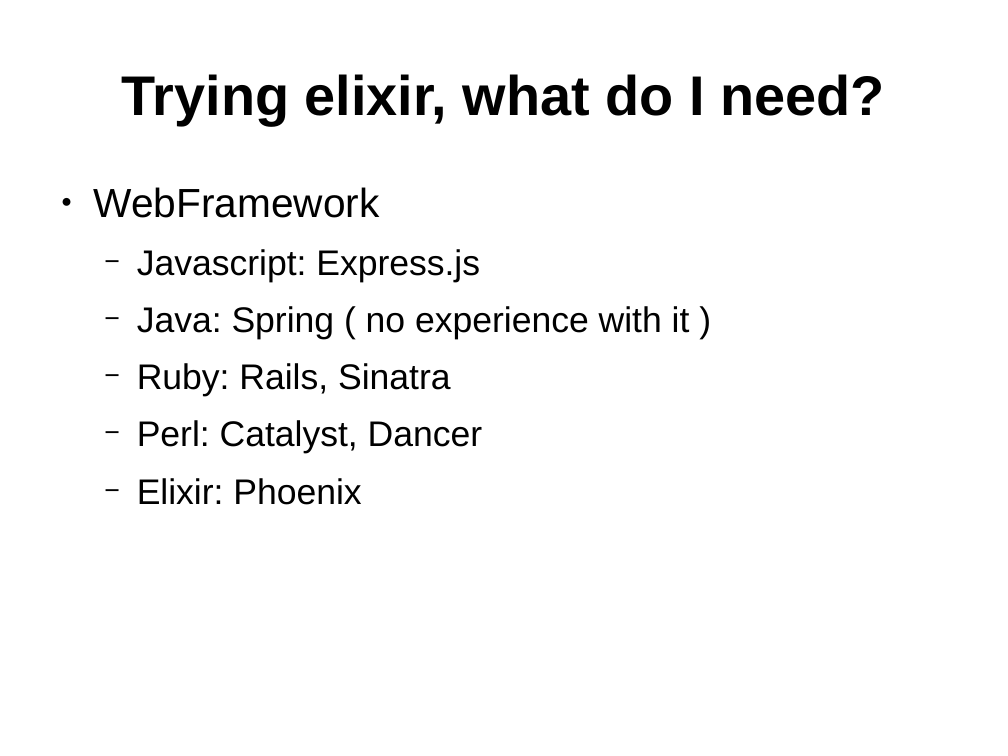
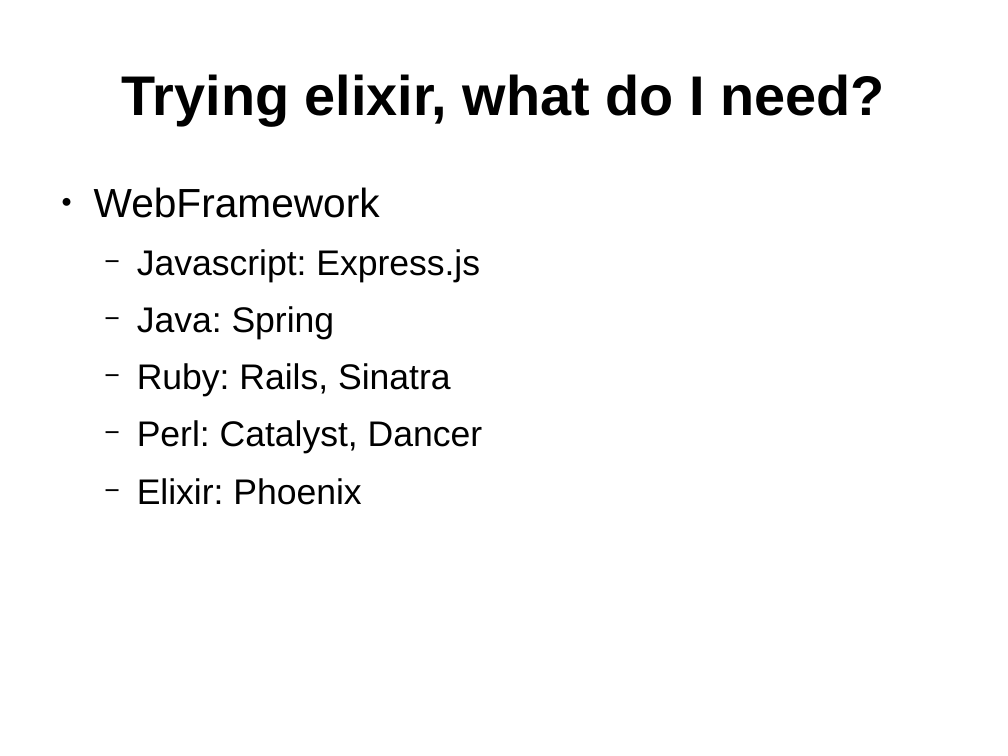
Before and after one commit to ramortegui/talks, a slide deck: slide 9 of porting-perl-package-to-elixir.odp (slide 10 before the commit). Drawn at 1008x756 pixels with LibreOffice and Linux fonts; fonts in the diff are those of the drawing. Boxes give left, top, right and bottom in pixels: in the first picture for what was removed or moved away, otherwise in the second. Text is boxed around its words. In the diff, an @@ line names an element or a change of style, - is before the commit and + after.

Commit message:
Remove middleware as a need to be productive. Update tree map of ec_cart module structure.

```diff
--- a/porting-perl-package-to-elixir.odp
+++ b/porting-perl-package-to-elixir.odp
@@ text at [137,306,335,340]: text changed @@
-  − Java: Spring ( no experience with it )
+  − Java: Spring
```
Also in this commit, not shown: 10 other slides changed, 1 slide added, 2 slides removed.
